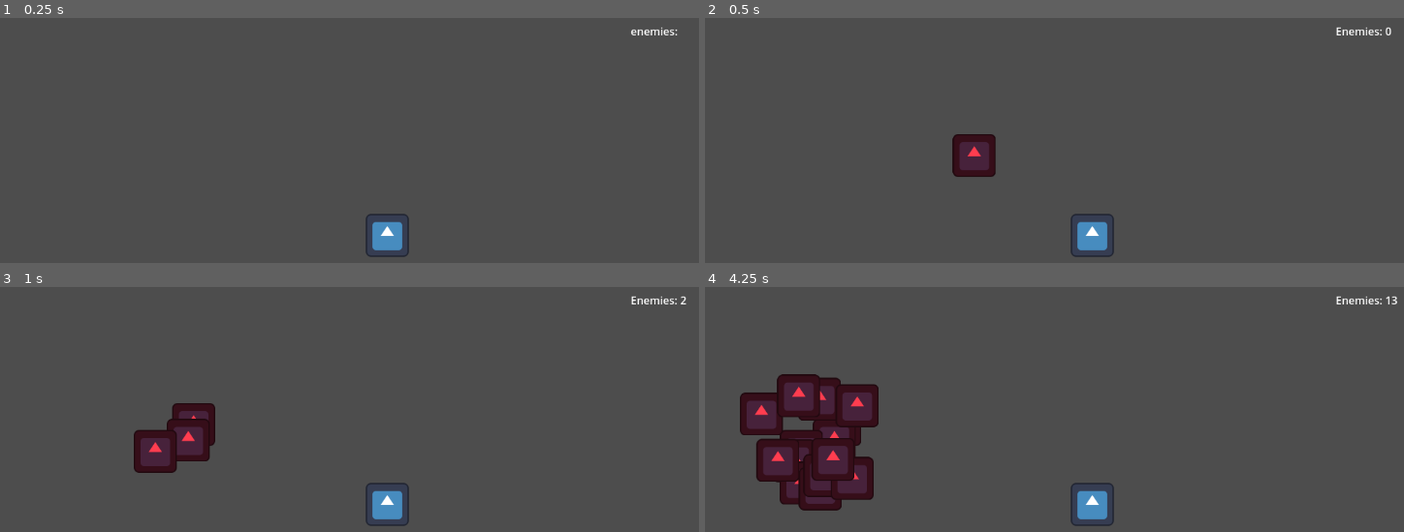
Above: before the commit, frames 1-4 (two rows, left to right).
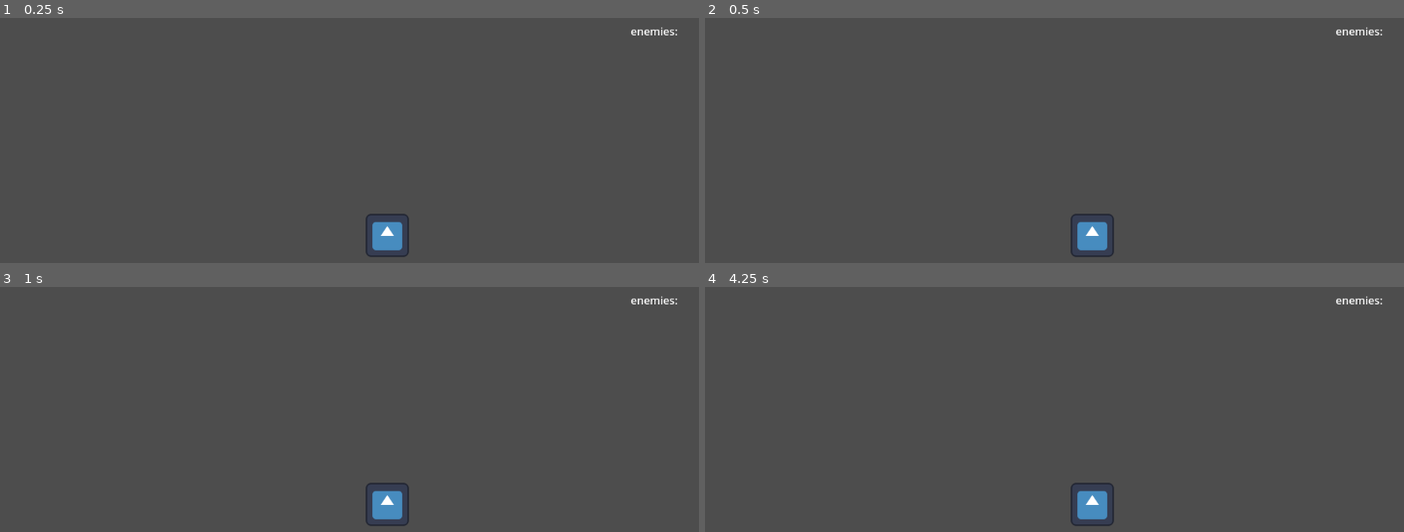
Above: after the commit, the same moments.

Repository: zyroot0x/game-prototype-1
Game: Godot game, scene res://scenes/main/main.tscn
The game is run twice, just before and just after one commit, with the same random seed, the same clock (stepped at 60 frames per second) and the same inputs. The engine's default icon, where the game draws it, is replaced by a stand-in: a white triangle on a blue panel in a dark square.
Inputs:
- Up to frame 1 (0.25 s): no input
- Up to frame 2 (0.5 s): no input
- Up to frame 3 (1 s): hold D (move_right) from 0.53 s (still down)
- Up to frame 4 (4.25 s): release D (move_right) at 1.28 s; hold S (move_down) 1.28-2.03 s; hold D (move_right) 2.03-2.78 s; hold W (move_up) 2.78-3.53 s; hold A (move_left) from 3.53 s (still down)

Frame 1 is identical in both runs. In frame 2, 1.1% of the frame differs, in the area x 35-99%, y 3-65%; in frame 3, 2.5%; in frame 4, 8.4%, in the area x 4-100%, y 3-92%.

Commit message:
Update main.tscn

Diff:
--- a/scenes/main/main.tscn
+++ b/scenes/main/main.tscn
@@ -16,7 +16,7 @@
 zoom = Vector2(0.5, 0.5)
 
 [node name="Timer" type="Timer" parent="."]
-wait_time = 0.284
+wait_time = 5.0
 
 [node name="Ui" parent="." instance=ExtResource("3_k2fmo")]
 
